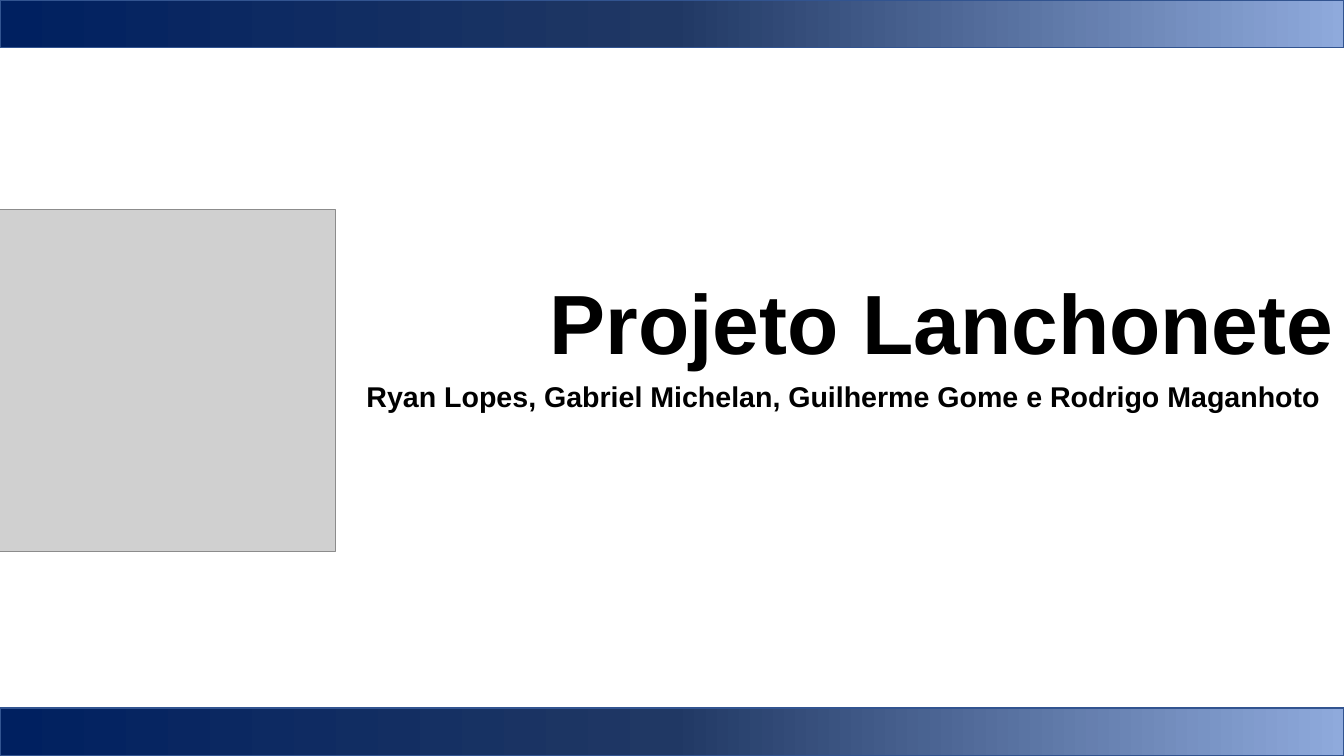
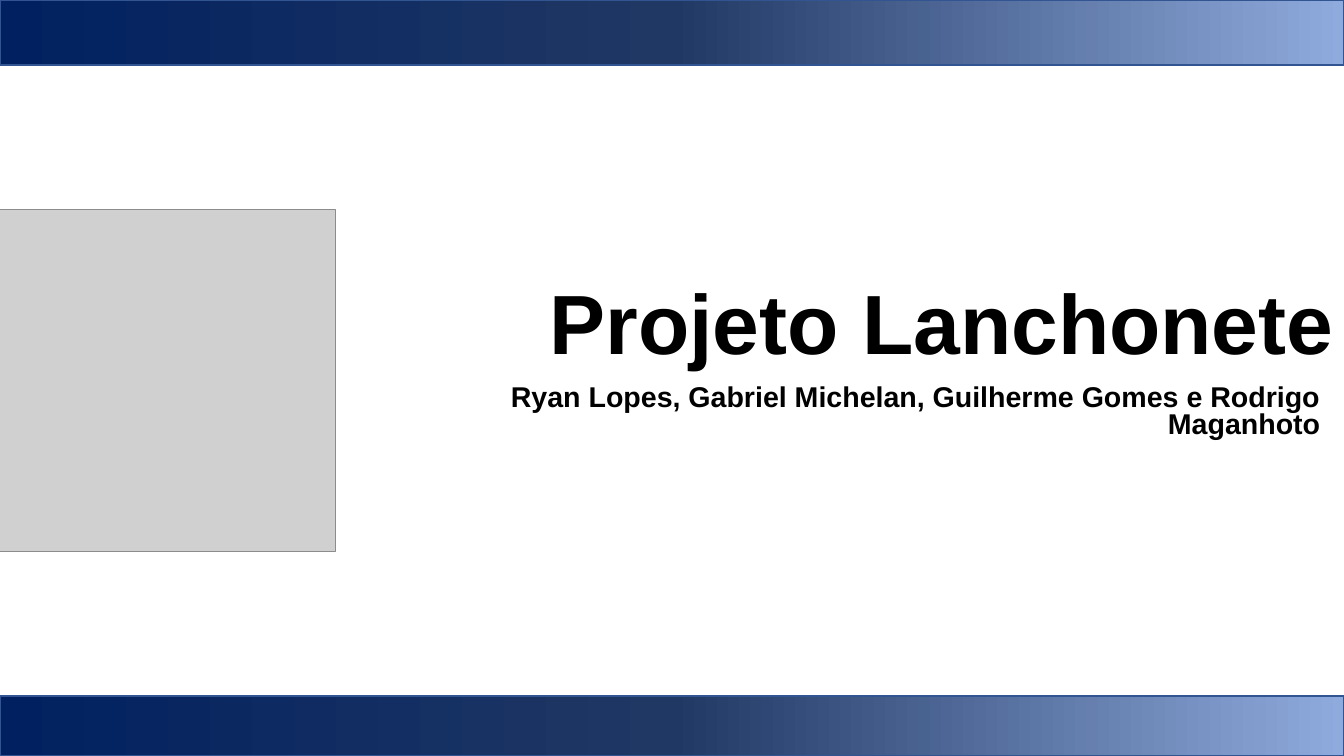
Before and after one commit to ryannlopes/LanchoneteUnasp, a slide deck: slide 1 of apresentação.pptx. Drawn at 1344x756 pixels with LibreOffice and Linux fonts; fonts in the diff are those of the drawing; grey boxes stand for pictures. Boxes give left, top, right and bottom in pixels: in the first picture for what was removed or moved away, otherwise in the second. Text is boxed around its words. In the diff, an @@ line names an element or a change of style, - is before the commit and + after.

```diff
--- a/apresentação.pptx
+++ b/apresentação.pptx
@@ rectangle: place and size @@
-rectangle at (0,0,1344,47)
+rectangle at (0,0,1344,66)
@@ subtitle at (511,386,1320,440): text changed @@
-Ryan Lopes, Gabriel Michelan, Guilherme Gome e Rodrigo Maganhoto
+Ryan Lopes, Gabriel Michelan, Guilherme Gomes e Rodrigo Maganhoto
@@ rectangle: place and size @@
-rectangle at (0,709,1344,756)
+rectangle at (0,696,1344,756)
```
Also in this commit, not shown: 3 other slides changed.
